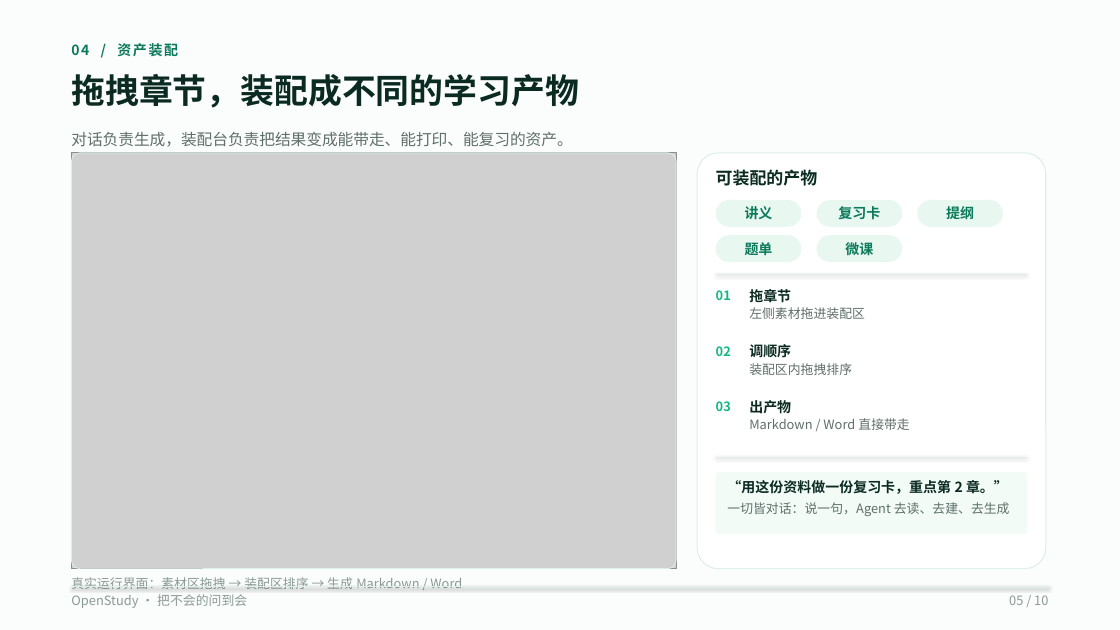
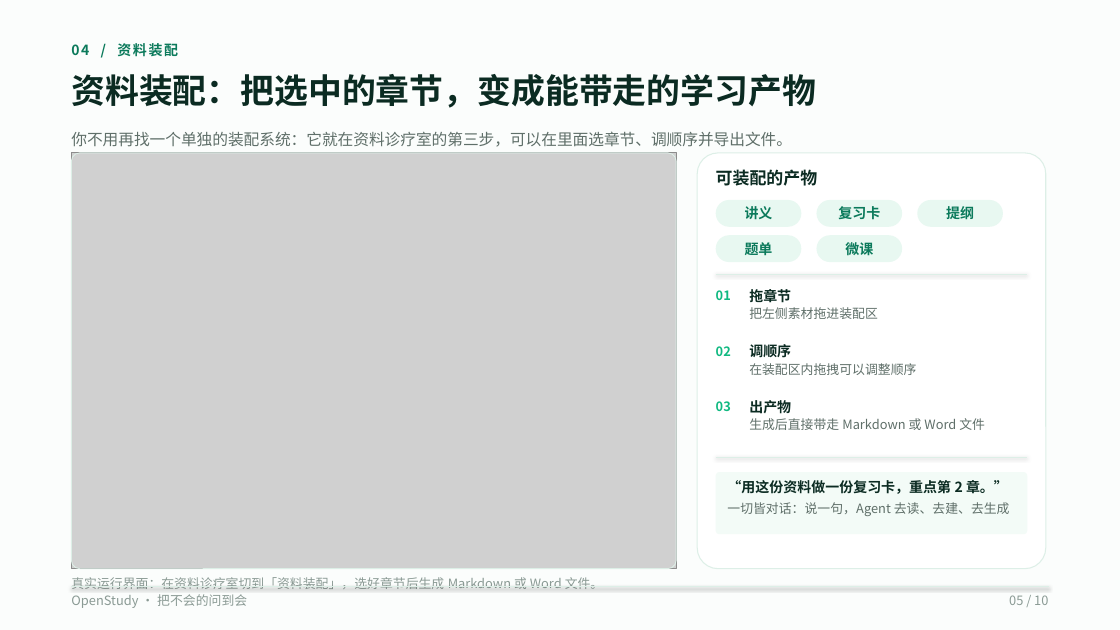
Before and after one commit to wufeng1234567/openstudy-fastapi-ts, a slide deck: slide 5 of doc/competition/OpenStudy-10页-V3-码道版.pptx. Drawn at 1120x630 pixels with LibreOffice and Linux fonts; fonts in the diff are those of the drawing; grey boxes stand for pictures. Boxes give left, top, right and bottom in pixels: in the first picture for what was removed or moved away, otherwise in the second. Text is boxed around its words. In the diff, an @@ line names an element or a change of style, - is before the commit and + after.

Commit message:
feat: 资料诊疗室统一入口与智能体提示词更新

```diff
--- a/doc/competition/OpenStudy-10页-V3-码道版.pptx
+++ b/doc/competition/OpenStudy-10页-V3-码道版.pptx
@@ text at box(71, 43, 178, 56): text changed @@
-04 / 资产装配
+04 / 资料装配
@@ text at box(71, 74, 816, 108): text changed @@
-拖拽章节，装配成不同的学习产物
+资料装配：把选中的章节，变成能带走的学习产物
@@ text at box(71, 131, 792, 147): text changed @@
-对话负责生成，装配台负责把结果变成能带走、能打印、能复习的资产。
+你不用再找一个单独的装配系统：它就在资料诊疗室的第三步，可以在里面选章节、调顺序并导出文件。
@@ text at box(749, 307, 878, 319): text changed @@
-左侧素材拖进装配区
+把左侧素材拖进装配区
@@ text at box(749, 363, 916, 375): text changed @@
-装配区内拖拽排序
+在装配区内拖拽可以调整顺序
@@ text at box(749, 418, 985, 430): text changed @@
-Markdown / Word 直接带走
+生成后直接带走 Markdown 或 Word 文件
@@ text at box(71, 577, 604, 589): text changed @@
-真实运行界面：素材区拖拽 → 装配区排序 → 生成 Markdown / Word
+真实运行界面：在资料诊疗室切到「资料装配」，选好章节后生成 Markdown 或 Word 文件。
```
Also in this commit, not shown: 4 other slides changed, 18 other files.
